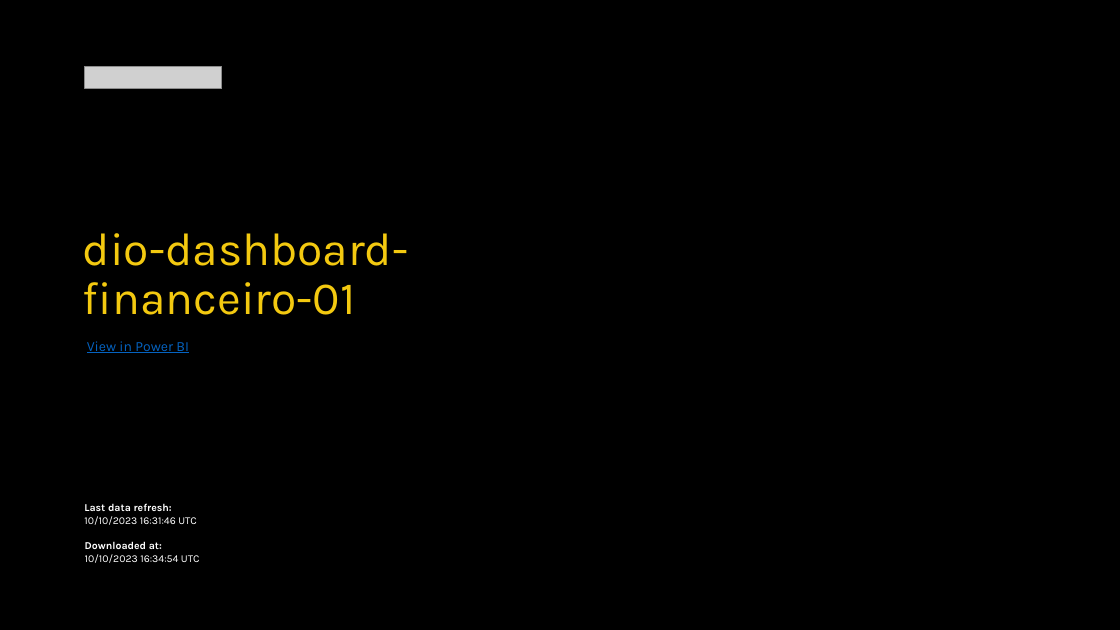
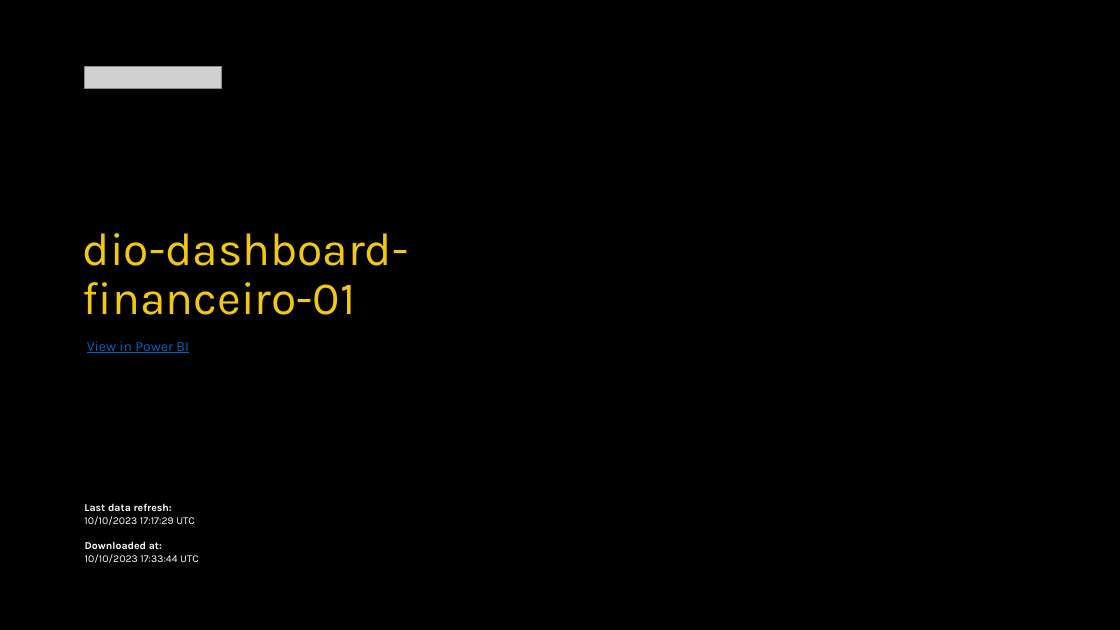
Before and after one commit to rickluizms/dio-dashboard-desafio01, a slide deck: slide 1 of dio-dashboard-financeiro-01.pptx. Drawn at 1120x630 pixels with LibreOffice and Linux fonts; fonts in the diff are those of the drawing; grey boxes stand for pictures; background and template pictures are left out. Boxes give left, top, right and bottom in pixels: in the first picture for what was removed or moved away, otherwise in the second. Text is boxed around its words. In the diff, an @@ line names an element or a change of style, - is before the commit and + after.

```diff
--- a/dio-dashboard-financeiro-01.pptx
+++ b/dio-dashboard-financeiro-01.pptx
@@ text at [84,516,195,525]: text changed @@
-10/10/2023 16:31:46 UTC
+10/10/2023 17:17:29 UTC
@@ text at [85,554,199,563]: text changed @@
-10/10/2023 16:34:54 UTC
+10/10/2023 17:33:44 UTC
```
Also in this commit, not shown: 4 other files.
